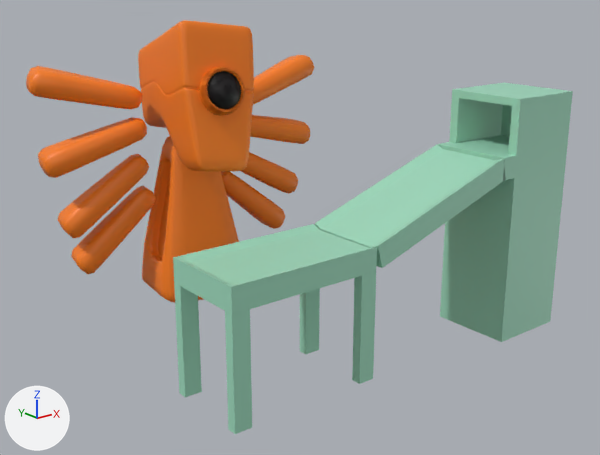
The glTF model static/models/ChadRobot.glb, before and after one commit.
Rendered twice from a camera (50 mm lens) standing at (-4.21, -10.26, 1.93) and looking at (2.09, -2.39, -1.21). Every picture has the same lights, and +X, +Y and +Z are marked at lower left. Vertices at the same position are counted once.

Script lines for the objects in view, before the commit:
```python
me_1 = bpy.data.meshes.new('1')
me_1.from_pydata(...)  # 7259 vertices, 16688 faces; spans x -0.69..5.24, y -4.06..-0.62, z -2.8..1.37
# faces by material slot: [804, 7809, 8075]
me_1.materials.append(mat_green)  # green #9edabd
me_1.materials.append(mat_black)  # black #080004
me_1.materials.append(mat_red)  # orange #fd7f16
ob_profiler3 = bpy.data.objects.new('Profiler3', me_1)
ob_profiler3.location = (0.0, 0.0, 0.0)
```
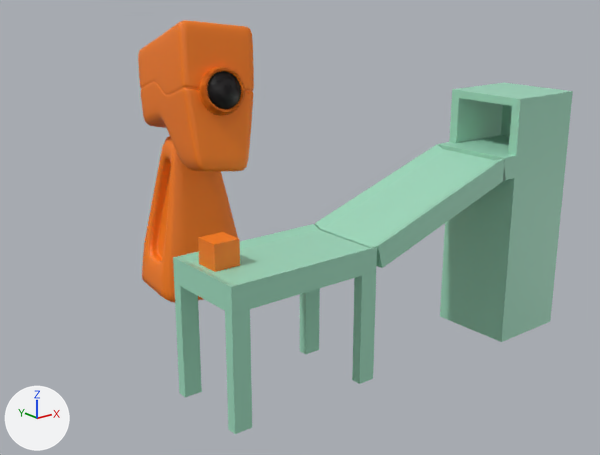
What differs and where, as boxes [x1, y1, x2, y2] in the pictures (600 x 455 px):
'Profiler3', reshaped (20% narrower)
    before: [26, 21, 573, 434]
    after: [138, 21, 573, 434]
part 1 of me_1, added (orange)
    after: [198, 232, 240, 272]
part 2 of me_1, deleted (orange)
    before: [26, 55, 314, 274]

The change in detail:
me_1 is used by ob_profiler3; location (0.0, 0.0, 0.0).
me_1 had 7259 vertices, 16688 faces and spanned x -0.69..5.24, y -4.06..-0.62, z -2.8..1.37.
me_1 now has 6291 vertices, 14780 faces and spans x -0.09..5.24, y -4.06..-0.79, z -2.8..1.37.
me_1 part 1: a new loose piece, a box spanning x 0.08..0.39, y -3.52..-3.21, z -1.04..-0.73, in mat_red (orange #fd7f16).
me_1 part 2: 8 loose pieces with 976 vertices, spanning x -0.69..3.05, y -1.64..-0.62, z -1.68..0.84, are deleted.
